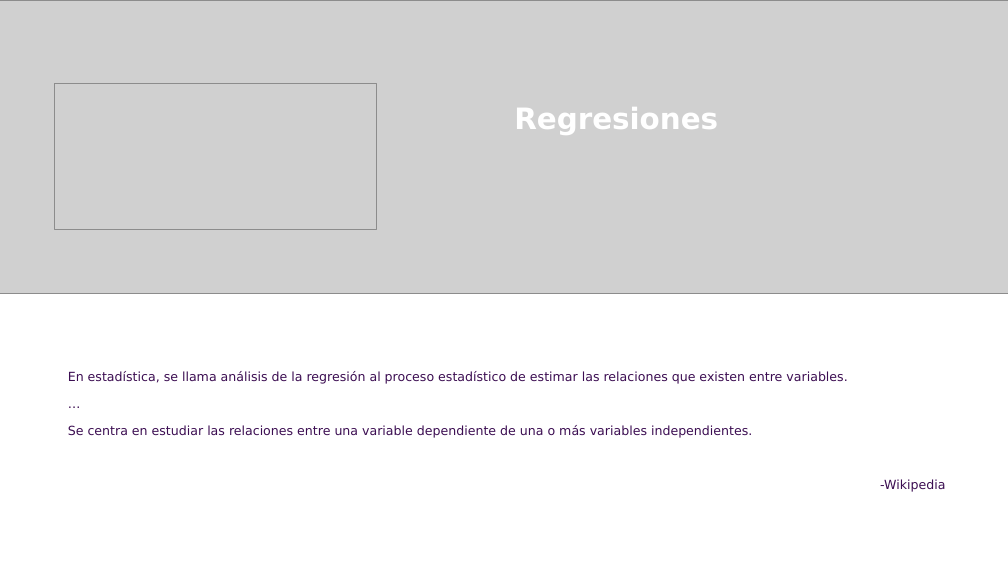
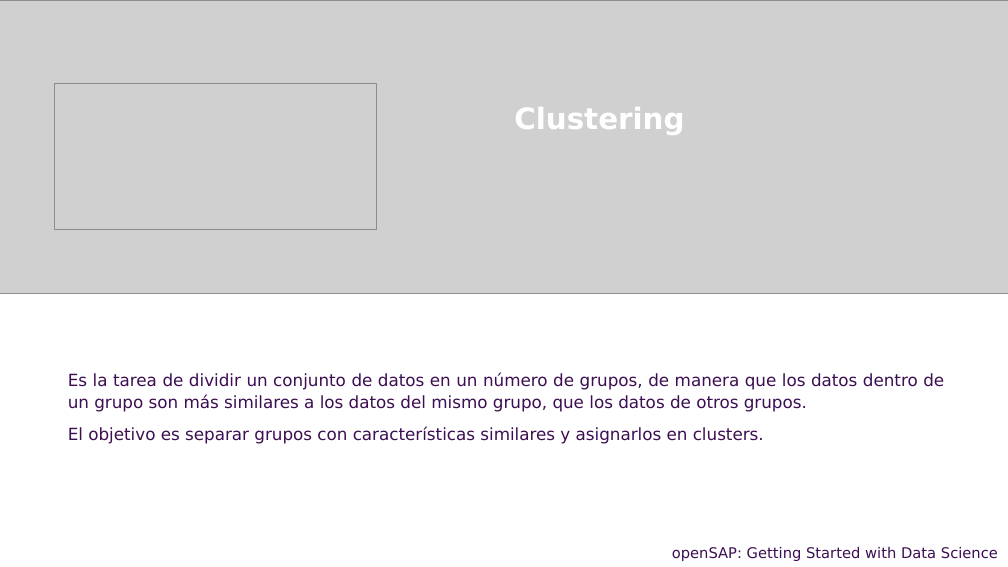
Before and after one commit to csameshiman/Axity_Curso_ML_2023, a slide deck: slide 4 of Diapositivas/Parte 04.Clustering/Sección 04.1.K-Means Clustering/K-Means_Clustering.pptx (slide 3 before the commit). Drawn at 1008x567 pixels with LibreOffice and Linux fonts; fonts in the diff are those of the drawing; grey boxes stand for pictures; background and template pictures are left out. Boxes give left, top, right and bottom in pixels: in the first picture for what was removed or moved away, otherwise in the second. Text is boxed around its words. In the diff, an @@ line names an element or a change of style, - is before the commit and + after.

```diff
--- a/Diapositivas/Parte 04.Clustering/Sección 04.1.K-Means Clustering/K-Means_Clustering.pptx
+++ b/Diapositivas/Parte 04.Clustering/Sección 04.1.K-Means Clustering/K-Means_Clustering.pptx
@@ text at [514, 107, 684, 135]: text changed @@
-Regresiones
+Clustering
@@ text at [68, 373, 944, 444]: text changed; size 12 to 16 pt @@
-En estadística, se llama análisis de la regresión al proceso estadístico de estimar las relaciones que existen entre variables.
-…
-Se centra en estudiar las relaciones entre una variable dependiente de una o más variables independientes.
--Wikipedia
+Es la tarea de dividir un conjunto de datos en un número de grupos, de manera que los datos dentro de un grupo son más similares a los datos del mismo grupo, que los datos de otros grupos.
+El objetivo es separar grupos con características similares y asignarlos en clusters.
@@ text added at [672, 546, 998, 561], 14 pt, text #3C0F53 @@
+openSAP: Getting Started with Data Science
@@ page number at [962, 549, 969, 553]: text changed @@
-3
+4
```
Also in this commit, not shown: 1 other slide changed, 45 slides added, 14 slides removed.
